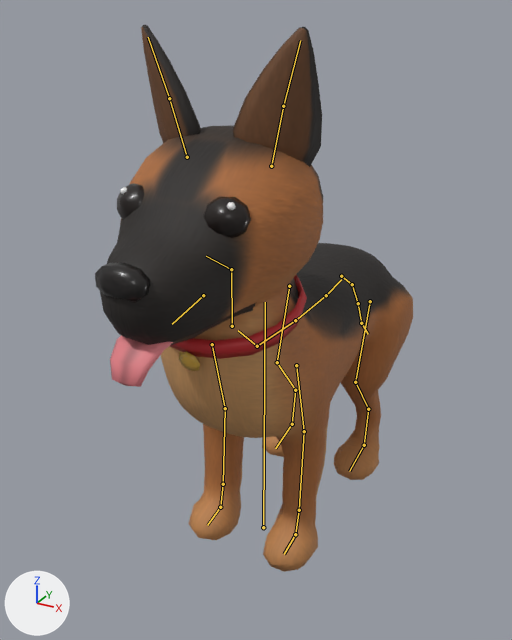
A saved change to the glTF model art-source/blender/dogs/german-shepherd/motion/exports/dog_shepherd_anim.gltf.
Both versions are drawn from a camera (50 mm lens) standing at (1.06, -1.98, 1.88) and looking at (-0.1, 0.11, 0.83). The axes (+X, +Y, +Z) are drawn at lower left. The lights are the same throughout. The first picture is the older version. The bones that bend it are drawn over the model as lines.

In view in the first picture: 'dog_shepherd_body', 'dog_shepherd_collar', 'dog_shepherd_ear_L', 'dog_shepherd_ear_R', 'dog_shepherd_eye_L', 'dog_shepherd_eye_R', 'dog_shepherd_nose', 'dog_shepherd_tongue'.
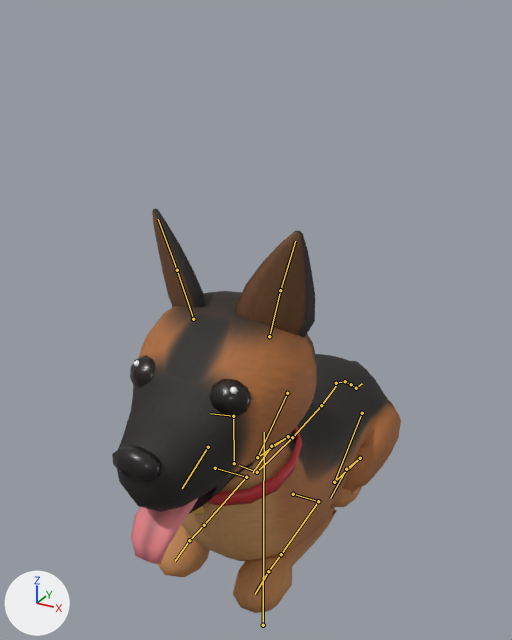
The newer file adds an action. The first version stands in its rest pose; the second is drawn at frame 75 of the action 'LieIdle'.

The edits, one by one:
Bone 'root' (bone_root) moves from (0.0, 0.0, 0.0) to (0.0, -0.52, 0.0).
Bone 'back_hip_L' (bone_back_hip_l) turns from (0, 0, 0) to (-38, 0, 0) degrees about its own x, y and z.
Bone 'back_stifle_L' (bone_back_stifle_l) turns from (0, 0, 0) to (76, 0, 0) degrees about its own x, y and z.
Bone 'back_hock_L' (bone_back_hock_l) turns from (0, 0, 0) to (-134, 0, 0) degrees about its own x, y and z.
Bone 'back_foot_L' (bone_back_foot_l) turns from (0, 0, 0) to (95, 0, 0) degrees about its own x, y and z.
Bone 'back_hip_R' (bone_back_hip_r) turns from (0, 0, 0) to (-38, 0, 0) degrees about its own x, y and z.
Bone 'back_stifle_R' (bone_back_stifle_r) turns from (0, 0, 0) to (76, 0, 0) degrees about its own x, y and z.
Bone 'back_hock_R' (bone_back_hock_r) turns from (0, 0, 0) to (-134, 0, 0) degrees about its own x, y and z.
Bone 'back_foot_R' (bone_back_foot_r) turns from (0, 0, 0) to (95, 0, 0) degrees about its own x, y and z.
Bone 'front_shoulder_L' (bone_front_shoulder_l) turns from (0, 0, 0) to (36, 0, 0) degrees about its own x, y and z.
Bone 'front_elbow_L' (bone_front_elbow_l) turns from (0, 0, 0) to (-120, 0, 0) degrees about its own x, y and z.
Bone 'front_wrist_L' (bone_front_wrist_l) turns from (0, 0, 0) to (8, 0, 0) degrees about its own x, y and z.
Bone 'front_paw_L' (bone_front_paw_l) turns from (0, 0, 0) to (76, 0, 0) degrees about its own x, y and z.
Bone 'front_shoulder_R' (bone_front_shoulder_r) turns from (0, 0, 0) to (36, 0, 0) degrees about its own x, y and z.
Bone 'front_elbow_R' (bone_front_elbow_r) turns from (0, 0, 0) to (-120, 0, 0) degrees about its own x, y and z.
Bone 'front_wrist_R' (bone_front_wrist_r) turns from (0, 0, 0) to (8, 0, 0) degrees about its own x, y and z.
Bone 'front_paw_R' (bone_front_paw_r) turns from (0, 0, 0) to (76, 0, 0) degrees about its own x, y and z.
Bone 'jaw' (bone_jaw) turns from (0, 0, 0) to (12, 0, 0) degrees about its own x, y and z.
Bone 'tail_1' (bone_tail_1) turns from (0, 0, 0) to (9, -2, 3) degrees about its own x, y and z.
Bone 'tail_2' (bone_tail_2) turns from (0, 0, 0) to (12, -3, 2) degrees about its own x, y and z.
Bone 'tail_3' (bone_tail_3) turns from (0, 0, 0) to (6, 0, 0) degrees about its own x, y and z.

Where the change shows, as pixel boxes [x1, y1, x2, y2] in the pictures (512 x 640 px):
'dog_shepherd_body', posed (9% narrower, 28% shorter): before [100, 125, 413, 572]; after [117, 291, 401, 613]
'dog_shepherd_ear_L', posed (10% narrower, 23% shorter): before [233, 27, 322, 167]; after [235, 231, 315, 338]
'dog_shepherd_ear_R', posed (8% narrower, 16% shorter): before [141, 25, 200, 143]; after [152, 209, 206, 308]
'dog_shepherd_collar', posed: before [170, 275, 307, 371]; after [193, 426, 302, 515]
'dog_shepherd_tongue', posed: before [110, 335, 173, 387]; after [131, 498, 198, 564]
'dog_shepherd_nose', posed (9% narrower): before [95, 263, 150, 302]; after [112, 444, 162, 482]
'dog_shepherd_eye_L', posed (10% narrower, 9% shorter): before [204, 196, 251, 238]; after [209, 379, 251, 417]
'dog_shepherd_eye_R', posed (7% narrower, 8% shorter): before [117, 183, 144, 219]; after [130, 355, 155, 388]
bone 'root', root to tip: before (263, 527) to (265, 302); after (263, 625) to (264, 432)
bone 'back_hip_L', root to tip: before (370, 301) to (355, 382); after (362, 413) to (334, 482)
bone 'back_stifle_L', root to tip: before (355, 382) to (368, 409); after (334, 482) to (360, 458)
bone 'back_hock_L', root to tip: before (368, 409) to (364, 445); after (360, 458) to (346, 469)
bone 'back_foot_L', root to tip: before (364, 445) to (349, 471); after (346, 469) to (330, 498)
bone 'back_hip_R', root to tip: before (289, 286) to (277, 362); after (287, 393) to (257, 457)
bone 'back_stifle_R', root to tip: before (277, 362) to (295, 390); after (257, 457) to (288, 436)
bone 'back_hock_R', root to tip: before (295, 390) to (292, 424); after (288, 436) to (271, 446)
bone 'back_foot_R', root to tip: before (292, 424) to (275, 448); after (271, 446) to (253, 472)
bone 'front_shoulder_L', root to tip: before (296, 365) to (304, 431); after (293, 494) to (318, 501)
bone 'front_elbow_L', root to tip: before (304, 431) to (299, 510); after (318, 501) to (281, 554)
bone 'front_wrist_L', root to tip: before (299, 510) to (295, 534); after (281, 554) to (268, 571)
bone 'front_paw_L', root to tip: before (295, 534) to (284, 554); after (268, 571) to (255, 594)
bone 'front_shoulder_R', root to tip: before (212, 344) to (225, 408); after (215, 468) to (246, 477)
bone 'front_elbow_R', root to tip: before (225, 408) to (223, 484); after (246, 477) to (204, 525)
bone 'front_wrist_R', root to tip: before (223, 484) to (220, 507); after (204, 525) to (189, 540)
bone 'front_paw_R', root to tip: before (220, 507) to (207, 525); after (189, 540) to (175, 561)
bone 'jaw', root to tip: before (203, 295) to (172, 324); after (208, 447) to (182, 488)
bone 'tail_1', root to tip: before (341, 276) to (352, 284); after (336, 383) to (345, 381)
bone 'tail_2', root to tip: before (352, 284) to (358, 303); after (345, 381) to (351, 384)
bone 'tail_3', root to tip: before (358, 303) to (361, 323); after (351, 384) to (356, 388)
